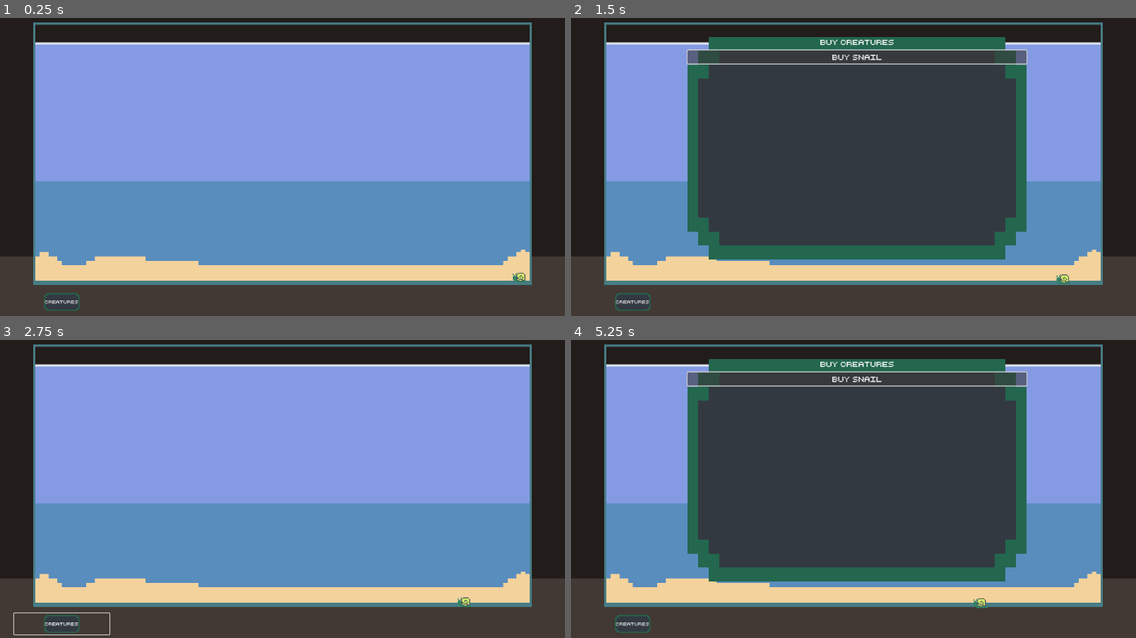
Above: before the commit, frames 1-4 (two rows, left to right).
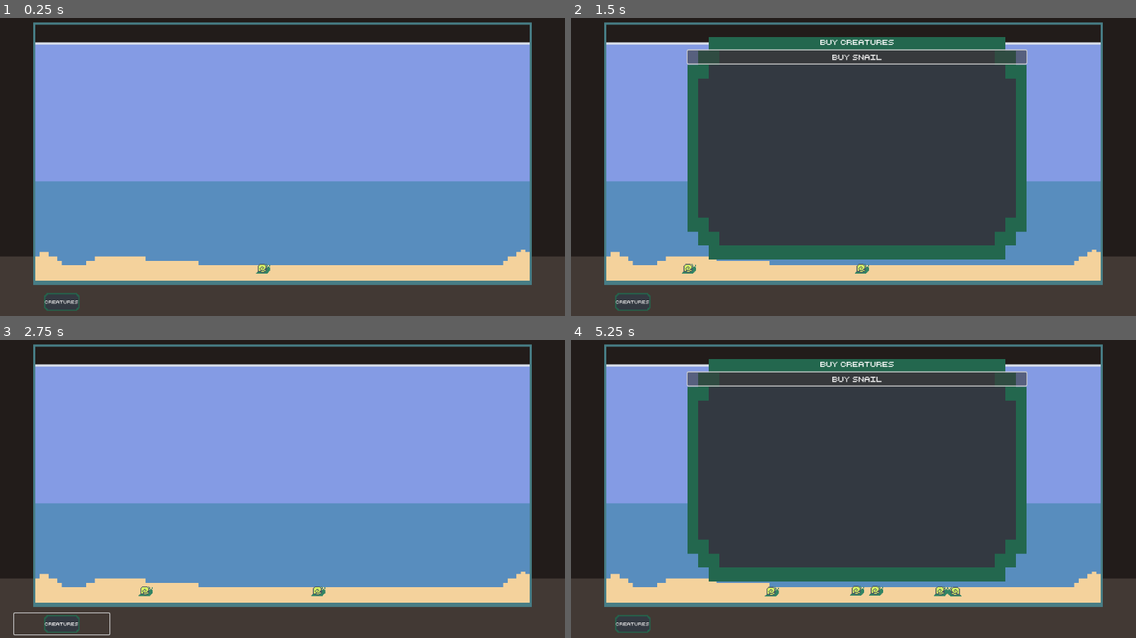
Above: after the commit, the same moments.

Repository: adrientremblay/ld56
Game: Godot game, scene res://scenes/game_screen.tscn
Two runs of this game, one before a commit and one after it. Both use one fixed random seed, a clock stepped at 60 frames per second and the inputs below.
Inputs:
- Up to frame 1 (0.25 s): no input
- Up to frame 2 (1.5 s): click "Creatures" at 0.5 s; click "buy snail" at 1.25 s
- Up to frame 3 (2.75 s): click "Creatures" at 2 s
- Up to frame 4 (5.25 s): click "Creatures" at 2.75 s; click "buy snail" at 3.5 s; click "buy snail" at 4.25 s; tap Enter at 5 s

The runs differ from the first frame. In frame 1, 0.1% of the frame differs, in the area x 45-94%, y 82-89%; in frame 2, 0.2%; in frame 3, 0.2%; in frame 4, 0.4%, in the area x 34-74%, y 82-91%.

Commit message:
Many snails

Diff:
--- a/scenes/game_screen.gd
+++ b/scenes/game_screen.gd
@@ -1,5 +1,7 @@
 extends Node2D
 
+@export var landCreatureScene: PackedScene
 
 func _on_buy_snail_pressed() -> void:
-	pass # Replace with function body.
+	var creature = landCreatureScene.instantiate()
+	self.add_child(creature)
--- a/scenes/game_screen.tscn
+++ b/scenes/game_screen.tscn
@@ -8,15 +8,16 @@
 [ext_resource type="Script" path="res://scenes/UI.gd" id="4_sfu83"]
 
 [sub_resource type="NavigationPolygon" id="NavigationPolygon_w865j"]
-vertices = PackedVector2Array(176, 621, 175, 620, 305, 615, 1165, 632, 1218, 602, 1221, 659, 56, 657, 444, 635, 118, 637, 56, 610)
-polygons = Array[PackedInt32Array]([PackedInt32Array(0, 1, 2), PackedInt32Array(3, 4, 5), PackedInt32Array(3, 5, 6, 7), PackedInt32Array(0, 2, 7, 6, 8), PackedInt32Array(8, 6, 9)])
-outlines = Array[PackedVector2Array]([PackedVector2Array(47, 595, 46, 667, 1232, 670, 1228, 586, 1162, 622, 445, 625, 306, 605, 173, 611, 119, 626)])
+vertices = PackedVector2Array(91, 622, 96, 584, 141, 610, 1181, 622, 177, 610, 1131, 610, 1175, 584, 280, 586, 455, 610)
+polygons = Array[PackedInt32Array]([PackedInt32Array(0, 1, 2), PackedInt32Array(3, 0, 2, 4), PackedInt32Array(5, 6, 3), PackedInt32Array(4, 7, 8), PackedInt32Array(3, 4, 8), PackedInt32Array(5, 3, 8)])
+outlines = Array[PackedVector2Array]([PackedVector2Array(88, 568, 80, 632, 1192, 632, 1184, 568, 1128, 600, 456, 600, 280, 576, 176, 600, 144, 600)])
 source_geometry_group_name = &"navigation_polygon_source_group"
 
 [sub_resource type="CanvasItemMaterial" id="CanvasItemMaterial_r6l3h"]
 
 [node name="GameScreen" type="Node2D"]
 script = ExtResource("1_ka8qc")
+landCreatureScene = ExtResource("2_nfyws")
 
 [node name="AquariumBackdrop" type="Sprite2D" parent="."]
 position = Vector2(640, 360)
@@ -26,8 +27,8 @@
 [node name="NavigationRegion2D" type="NavigationRegion2D" parent="."]
 navigation_polygon = SubResource("NavigationPolygon_w865j")
 
-[node name="Node2D" parent="NavigationRegion2D" instance=ExtResource("2_nfyws")]
-position = Vector2(1189, 625)
+[node name="Snail" parent="NavigationRegion2D" instance=ExtResource("2_nfyws")]
+position = Vector2(1152, 608)
 
 [node name="UI" type="Control" parent="."]
 layout_mode = 3
@@ -53,6 +54,7 @@
 expand_icon = true
 
 [node name="CreatureMenu" type="PanelContainer" parent="UI"]
+visible = false
 layout_mode = 0
 offset_left = 264.0
 offset_top = 88.0
--- a/scripts/land_creature.gd
+++ b/scripts/land_creature.gd
@@ -2,8 +2,8 @@
 
 var movement_speed: float = 50.0
 
-var IDLE_LAND_LEFT_VECTOR: Vector2 = Vector2(68.0, 638.0);
-var IDLE_LAND_RIGHT_VECTOR: Vector2 = Vector2(1206.0, 638.0);
+var IDLE_LAND_LEFT_VECTOR: Vector2 = Vector2(112.0, 608.0);
+var IDLE_LAND_RIGHT_VECTOR: Vector2 = Vector2(1152.0, 608.0);
 var TARGET_POSITION_VECTOR = IDLE_LAND_RIGHT_VECTOR - IDLE_LAND_LEFT_VECTOR;
 
 @onready var navigation_agent: NavigationAgent2D = $NavigationAgent2D
@@ -17,6 +17,10 @@
 
 	# Make sure to not await during _ready.
 	actor_setup.call_deferred()
+
+	var r = randf()
+	var target_pos = (TARGET_POSITION_VECTOR * r) + IDLE_LAND_LEFT_VECTOR
+	self.position = target_pos
 
 func actor_setup():
 	# Wait for the first physics frame so the NavigationServer can sync.
